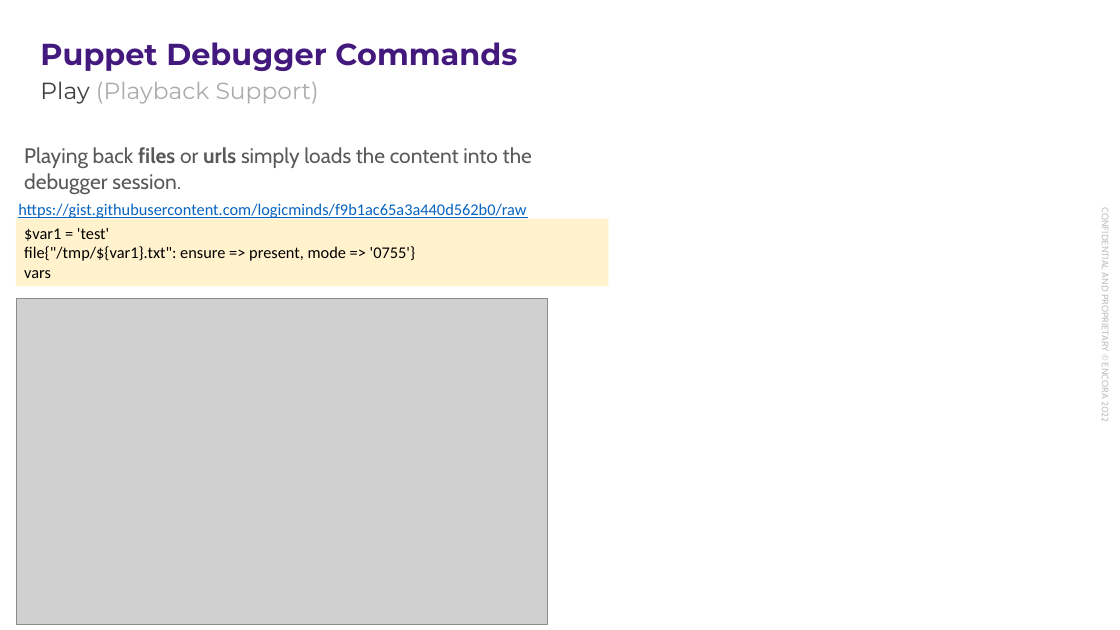
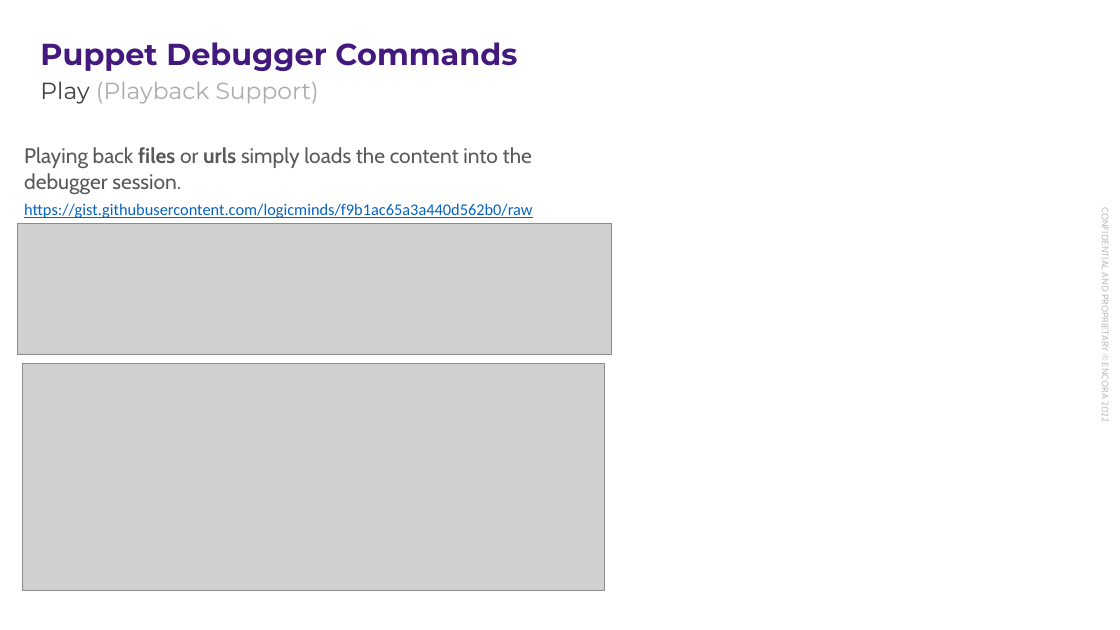
Before and after one commit to enogrob/presentation-puppet-debugger, a slide deck: slide 24 of docs/presentation-puppet-debugger.pptx. Drawn at 1120x630 pixels with LibreOffice and Linux fonts; fonts in the diff are those of the drawing; grey boxes stand for pictures; background and template pictures are left out. Boxes give left, top, right and bottom in pixels: in the first picture for what was removed or moved away, otherwise in the second. Text is boxed around its words. In the diff, an @@ line names an element or a change of style, - is before the commit and + after.

```diff
--- a/docs/presentation-puppet-debugger.pptx
+++ b/docs/presentation-puppet-debugger.pptx
@@ text "https://gist.githubusercontent.com/logicminds/f9b1ac65a3a440 ...": place and size @@
-text "https://gist.githubusercontent.com/logicminds/f9b1ac65a3a440 ..." at (18,203,526,220)
+text "https://gist.githubusercontent.com/logicminds/f9b1ac65a3a440 ..." at (24,203,532,218)
@@ rectangle removed at (16,218,609,287) @@
-$var1 = 'test'
-file{"/tmp/${var1}.txt": ensure => present, mode => '0755'}
-vars
@@ picture added at (18,223,612,355) @@
@@ picture: place and size @@
-picture at (16,298,547,624)
+picture at (23,364,605,591)
```
Also in this commit, not shown: 2 other slides changed, 3 slides added, 5 other files.
